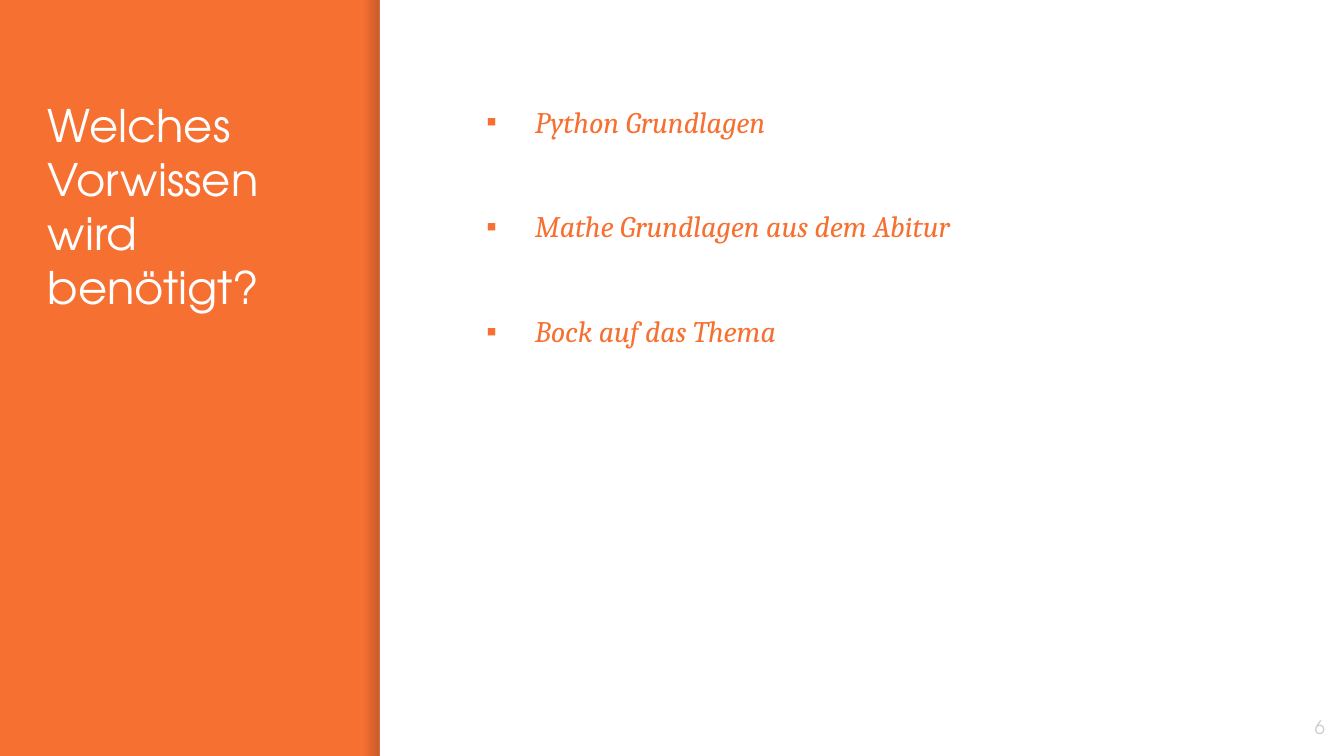
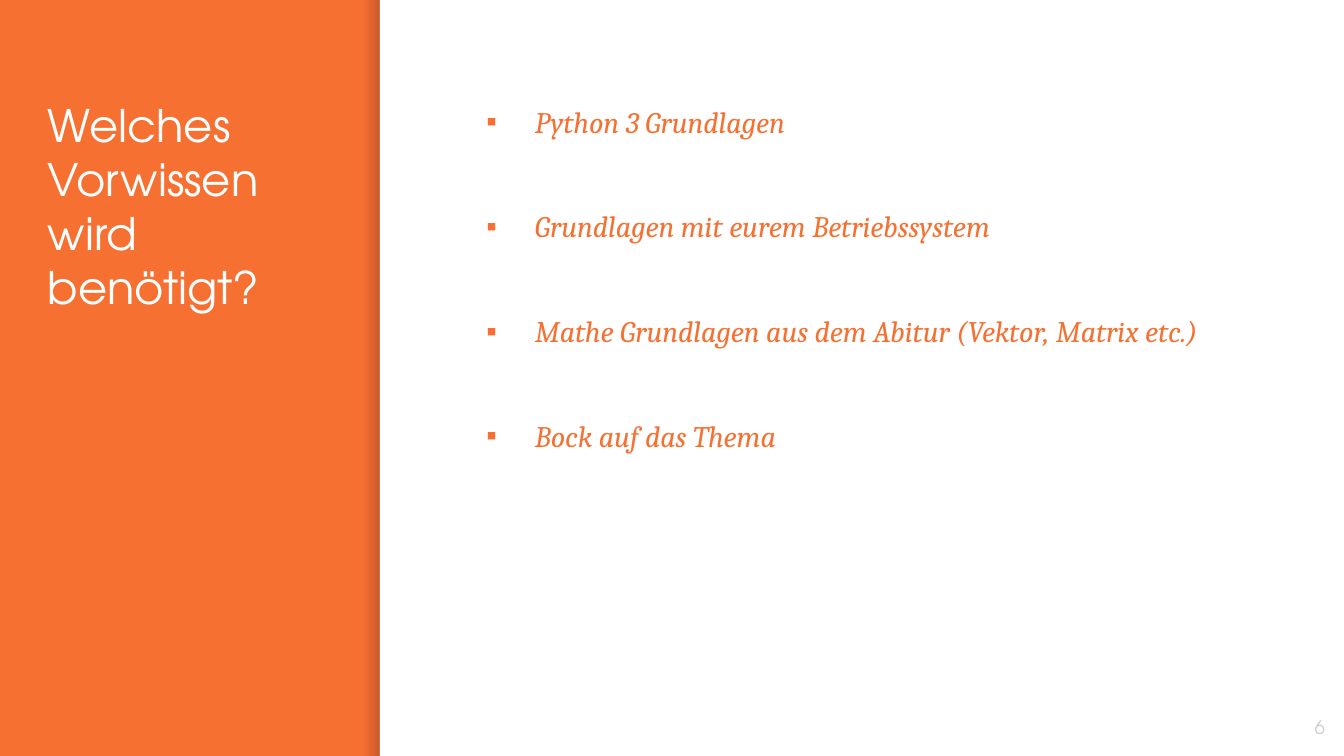
Before and after one commit to franneck94/UdemyTF, a slide deck: slide 6 of lectures/Chapter1/Introduction.pptx. Drawn at 1344x756 pixels with LibreOffice and Linux fonts; fonts in the diff are those of the drawing. Boxes give left, top, right and bottom in pixels: in the first picture for what was removed or moved away, otherwise in the second. Text is boxed around its words. In the diff, an @@ line names an element or a change of style, - is before the commit and + after.

```diff
--- a/lectures/Chapter1/Introduction.pptx
+++ b/lectures/Chapter1/Introduction.pptx
@@ text at box(535, 112, 1197, 349): text changed @@
-▪ Python Grundlagen
-▪ Mathe Grundlagen aus dem Abitur
+▪ Python 3 Grundlagen
+▪ Grundlagen mit eurem Betriebssystem
+▪ Mathe Grundlagen aus dem Abitur (Vektor, Matrix etc.)
```
Also in this commit, not shown: 3 other slides changed, 6 other files.
